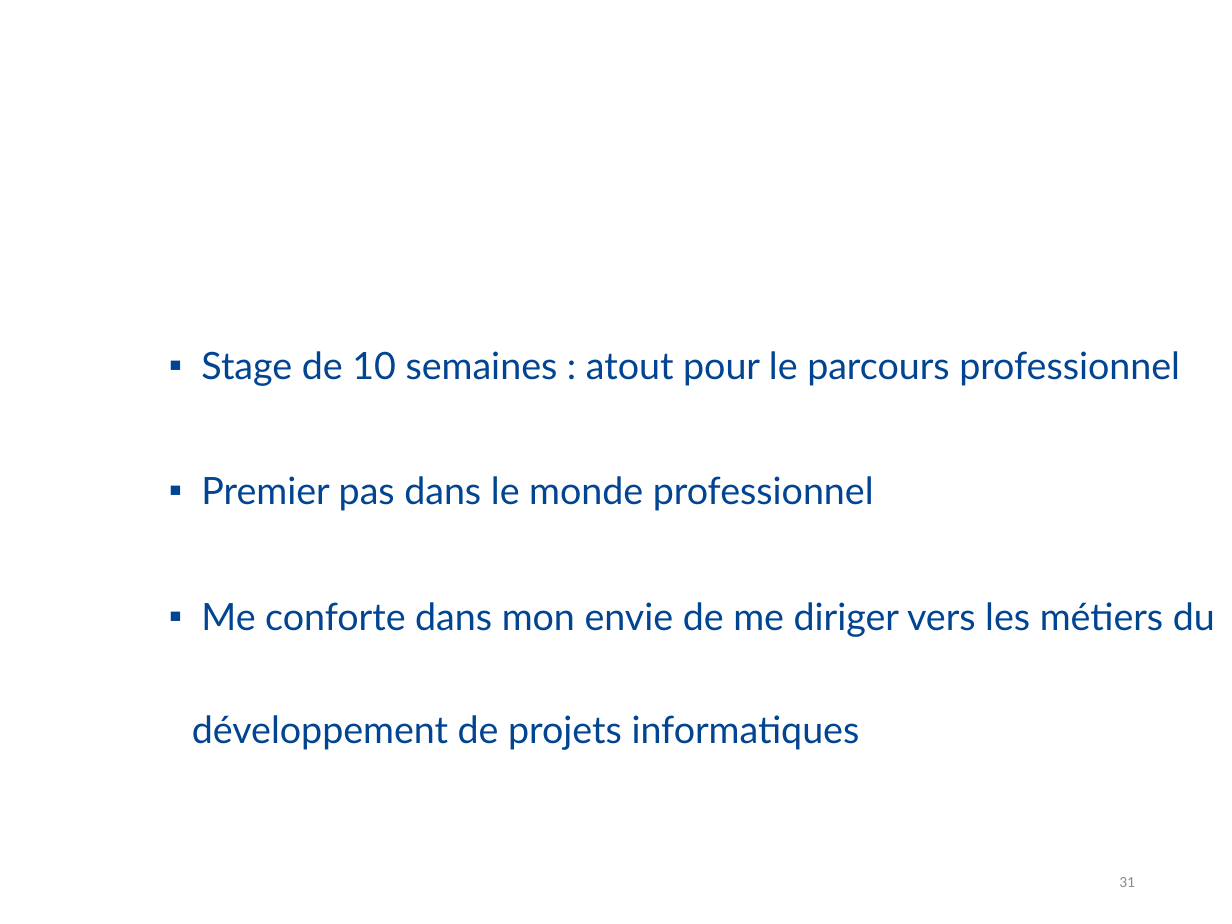
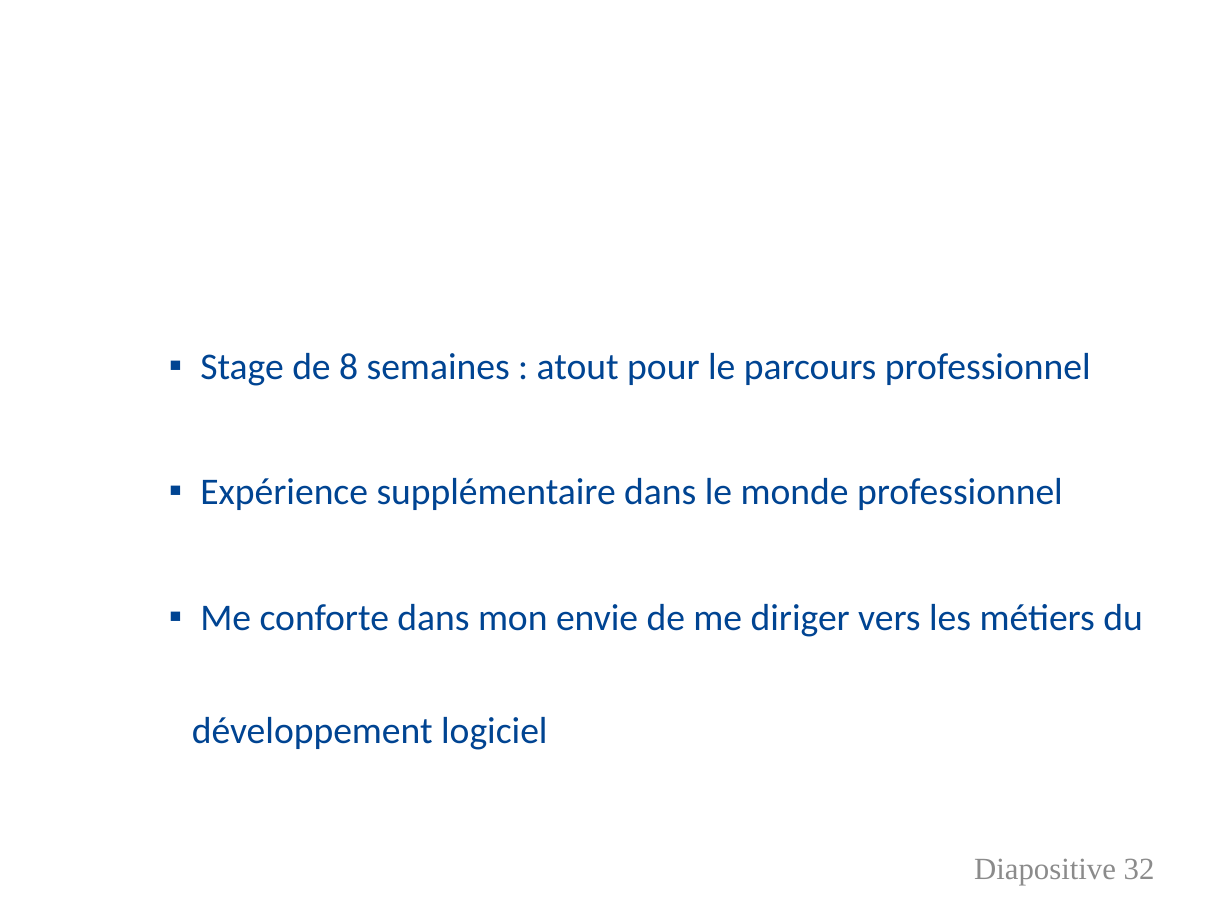
Before and after one commit to FlorentALAPETITE/Rapport_Stage_2017, a slide deck: slide 32 of Soutenance_Stage.pptx (slide 31 before the commit). Drawn at 1232x924 pixels with LibreOffice and Linux fonts; fonts in the diff are those of the drawing; background and template pictures are left out. Boxes give left, top, right and bottom in pixels: in the first picture for what was removed or moved away, otherwise in the second. Text is boxed around its words. In the diff, an @@ line names an element or a change of style, - is before the commit and + after.

```diff
--- a/Soutenance_Stage.pptx
+++ b/Soutenance_Stage.pptx
@@ text at [192,353,1142,750]: text changed; font Lato to Calibri @@
-▪ Stage de 10 semaines : atout pour le parcours professionnel
-▪ Premier pas dans le monde professionnel
-▪ Me conforte dans mon envie de me diriger vers les métiers du développement de projets informatiques
+▪ Stage de 8 semaines : atout pour le parcours professionnel
+▪ Expérience supplémentaire dans le monde professionnel
+▪ Me conforte dans mon envie de me diriger vers les métiers du développement logiciel
@@ page number added at [974,858,1155,885], 18 pt, text #8C8C8C @@
+Diapositive 32
@@ page number removed at [1119,877,1135,887] @@
-31
```
Also in this commit, not shown: 3 other slides changed, 1 slide added, 3 other files.
